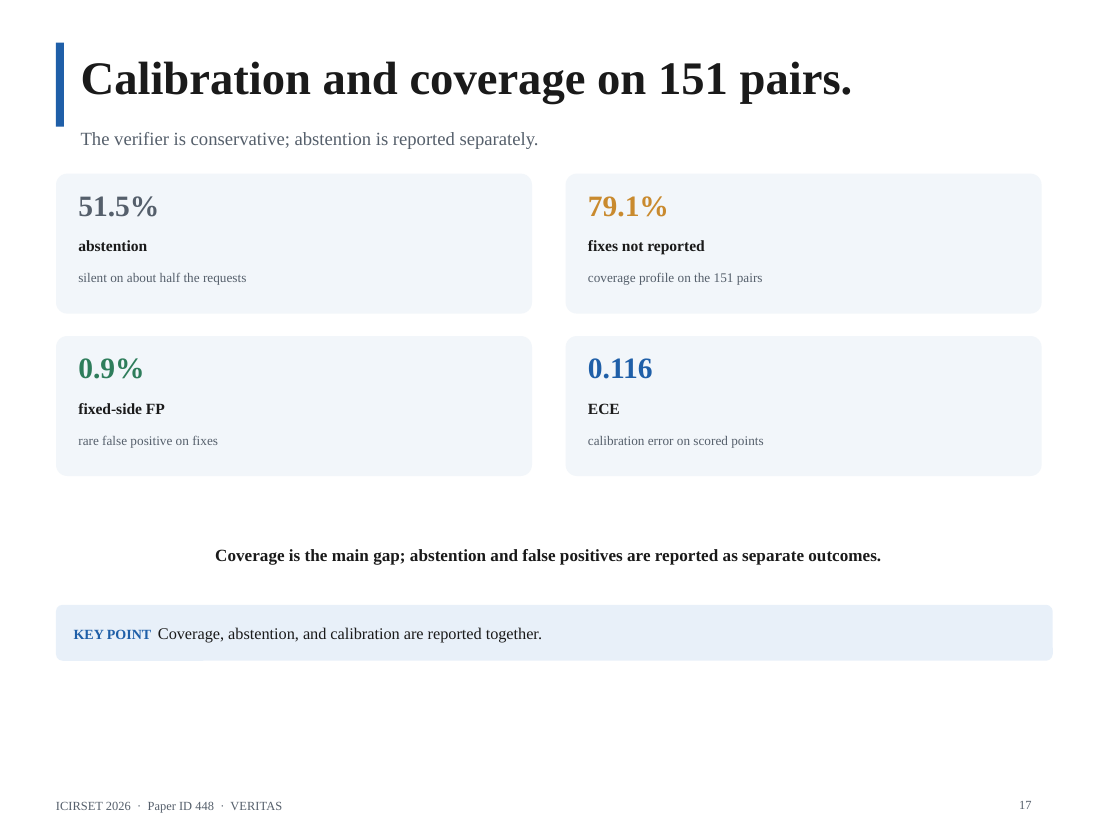
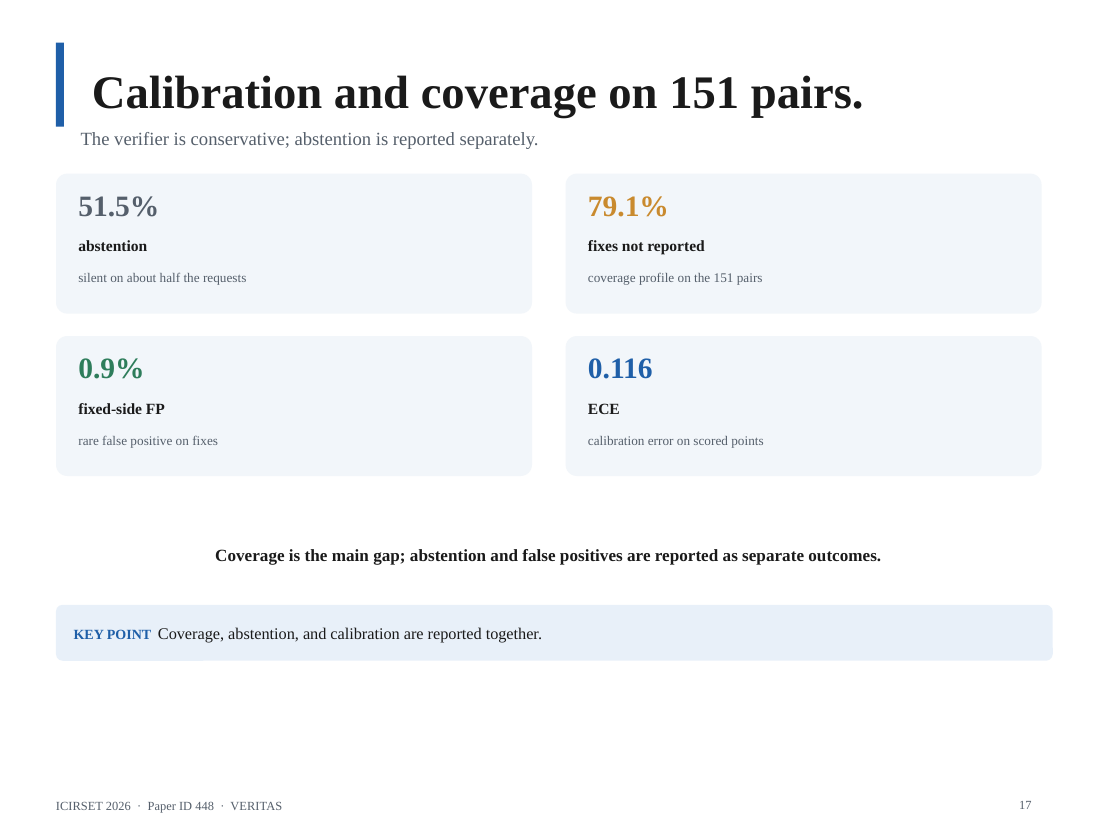
Before and after one commit to AmonWasHere/Proto, a slide deck: slide 17 of paper/ICIRSET-26_VERITAS_Presentation.pptx. Drawn at 1120x840 pixels with LibreOffice and Linux fonts; fonts in the diff are those of the drawing. Boxes give left, top, right and bottom in pixels: in the first picture for what was removed or moved away, otherwise in the second. Text is boxed around its words. In the diff, an @@ line names an element or a change of style, - is before the commit and + after.

Commit message:
Convert slide titles to real title placeholders

```diff
--- a/paper/ICIRSET-26_VERITAS_Presentation.pptx
+++ b/paper/ICIRSET-26_VERITAS_Presentation.pptx
@@ title "Calibration and coverage on 151 ..." at [92,75,864,118]: line spacing 1.05 to 1; vertical alignment top to middle @@
```
Also in this commit, not shown: 16 other slides changed, 1 other file.
